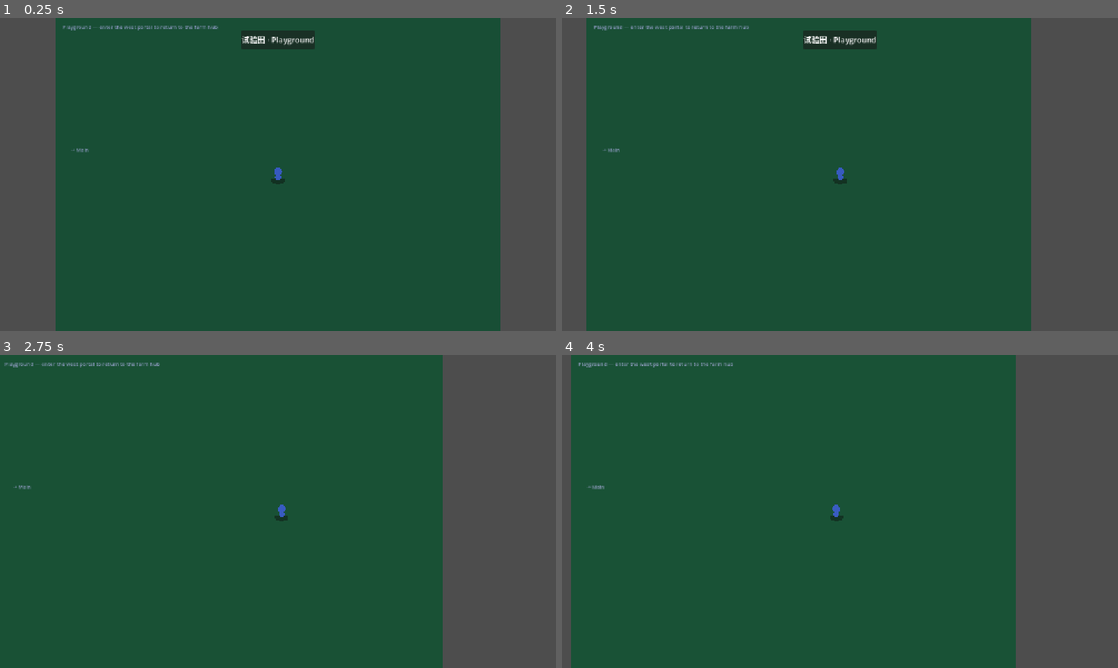
Above: before the commit, frames 1-4 (two rows, left to right).
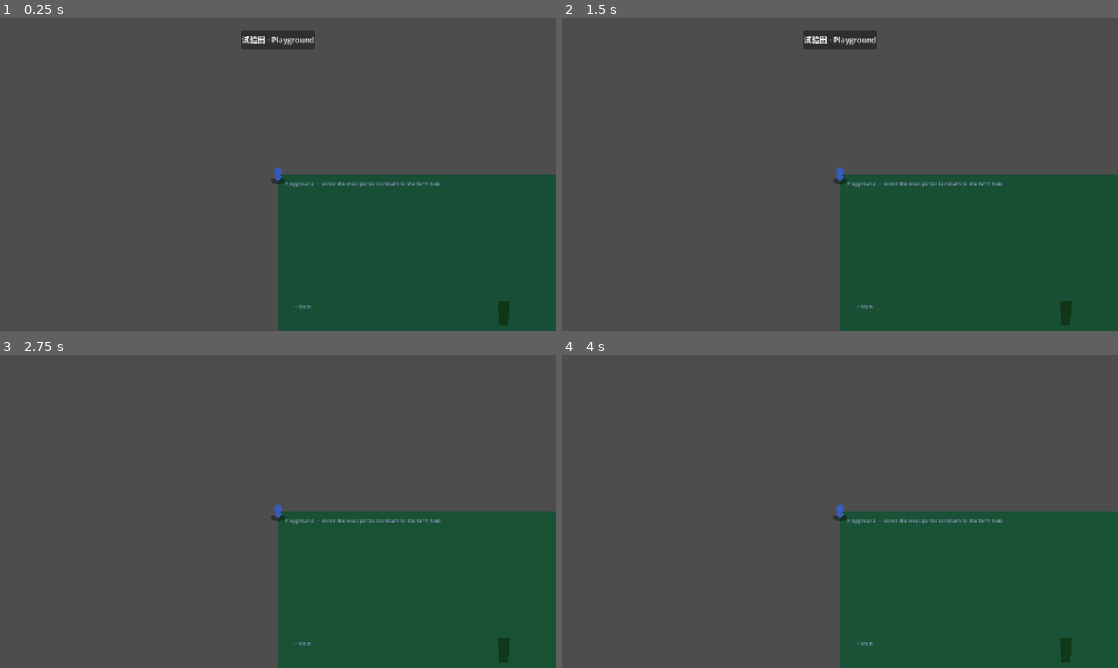
Above: after the commit, the same moments.

Repository: whu3554055-crypto/Stardew-Valley-AI
Game: Godot game, scene res://scenes/world/world_playground.tscn
Two runs of this game, one before a commit and one after it. Both use one fixed random seed, a clock stepped at 60 frames per second and the inputs below. This scene is started directly instead of the project's main scene. Sound files missing from this copy of the repository are replaced by a short silence.
Inputs (mouse positions are in pixels of both pictures, inside the frame that each line leads up to):
- Up to frame 1 (0.25 s): no input
- Up to frame 2 (1.5 s): tap Enter at 0.5 s; move the mouse to (962, 158) at 0.52 s; press the mouse at (962, 158) at 0.53 s; hold D (move_right) 0.53-1.25 s; tap B (open_shop) at 0.77 s; release the mouse at (962, 158) at 1.25 s; drag from (728, 190) to (845, 174) at 1.27 s
- Up to frame 3 (2.75 s): tap Space at 2 s; move the mouse to (333, 442) at 2.02 s; hold D (move_right) from 2.03 s (still down); hold Y (sell_selected) from 2.03 s (still down)
- Up to frame 4 (4 s): release D (move_right) at 2.75 s; release Y (sell_selected) at 2.75 s; drag from (812, 574) to (584, 511) at 2.77 s; tap Enter at 3.5 s; move the mouse to (1006, 558) at 3.52 s; hold A (move_left) from 3.53 s (still down); hold O (toggle_player_journal) from 3.53 s (still down); tap B (open_shop) at 3.77 s

The runs differ from the first frame. In frame 1, 64% of the frame differs, in the area x 10-100%, y 0-100%; in frame 2, 70%; in frame 3, 75%, in the area x 0-100%, y 0-100%; in frame 4, 74%.
Error after the commit: Invalid assignment of property or key 'flip_h' with value of type 'bool' on a base object of type 'null instance'. (res://scripts/player.gd:65)

Commit message:
feat(world): C3 YSortWorld pilot with depth prop on playground
Made-with: Cursor

Diff:
--- a/scenes/world/world_playground.tscn
+++ b/scenes/world/world_playground.tscn
@@ -47,7 +47,15 @@
 theme_override_font_sizes/font_size = 12
 text = "Playground — enter the west portal to return to the farm hub"
 
-[node name="Player" type="CharacterBody2D" parent="."]
+[node name="YSortWorld" type="Node2D" parent="."]
+y_sort_enabled = true
+
+[node name="DepthProp" type="Polygon2D" parent="YSortWorld"]
+position = Vector2(520, 340)
+color = Color(0.12, 0.35, 0.12, 0.95)
+polygon = PackedVector2Array(-14, -48, 14, -48, 10, 8, -10, 8)
+
+[node name="Player" type="CharacterBody2D" parent="YSortWorld"]
 position = Vector2(512, 360)
 script = ExtResource("3_player")
 
Not shown, changed: docs/03-研发管理/09-星露谷向体验与多场景阶段计划.md
Not shown, changed: scenes/world/README.md
